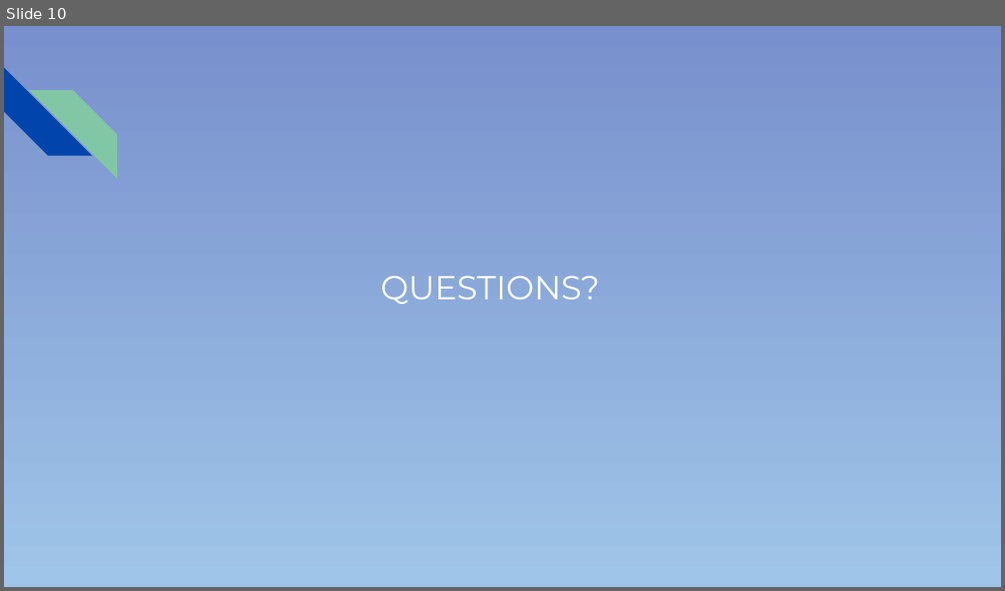
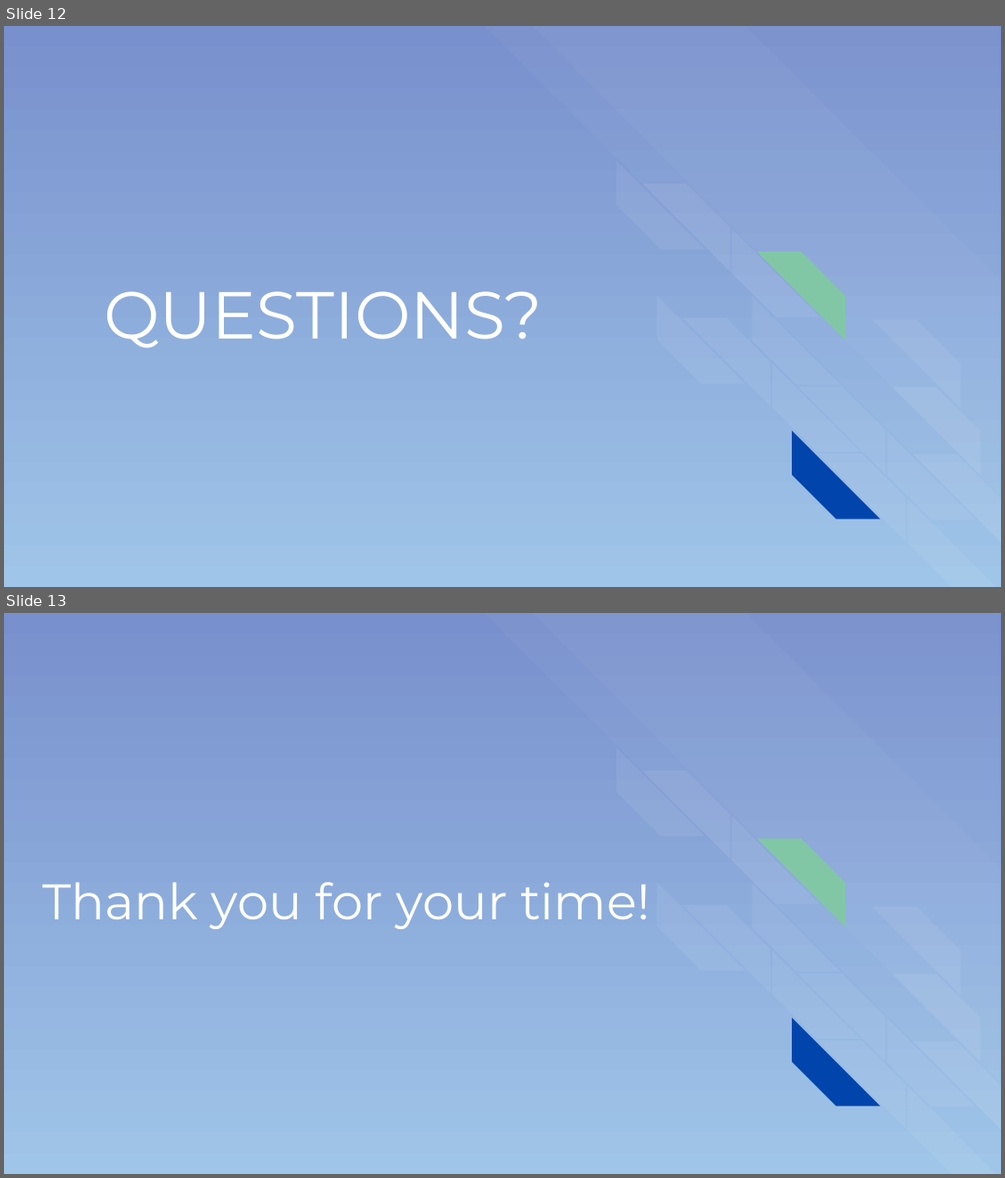
Before and after one commit to colemank0259/CSC-289_Group3, a slide deck: Pitch_PowerPoint.pptx. Shown one above the other, each under a label of ours: slide 10 before the commit, slides 12 and 13 after it. The pictures are 1005x591 and 1005x1178 pixels, drawn with LibreOffice and Linux fonts; fonts in the diff are those of the drawing. Boxes give left, top, right and bottom in pixels: in the first picture for what was removed or moved away, otherwise in the second. Text is boxed around its words. In the diff, an @@ line names an element or a change of style, - is before the commit and + after.

```diff
--- a/Pitch_PowerPoint.pptx
+++ b/Pitch_PowerPoint.pptx
@@ slide 13 added at <box>4,613,1001,1174</box>, background gradient #7890CD to #9FC5E8; not listed: 18 template elements that a slide beside it also shows @@
@@ title added at <box>43,882,650,929</box>, 36 pt, text #FFFFFF @@
+Thank you for your time!
@@ what was slide 10 is now slide 12 @@
@@ slide 12 changed as well @@
@@ title "QUESTIONS?": place and size @@
-title "QUESTIONS?" at <box>380,275,599,304</box>
+title "QUESTIONS?" at <box>104,291,542,348</box>
@@ title "QUESTIONS?" at <box>104,291,542,348</box>: size 24 to 48 pt; vertical alignment top to middle @@
@@ diag stripe: place and size @@
-diag stripe at <box>29,90,117,177</box>
+diag stripe at <box>757,251,844,339</box>
@@ diag stripe: place and size @@
-diag stripe at <box>4,68,92,156</box>
+diag stripe at <box>792,431,879,518</box>
@@ group added at <box>485,26,1001,542</box>: 7 diag stripes @@
```
Also in this commit, not shown: 8 other slides changed, 3 other slides added, 1 slide removed.
